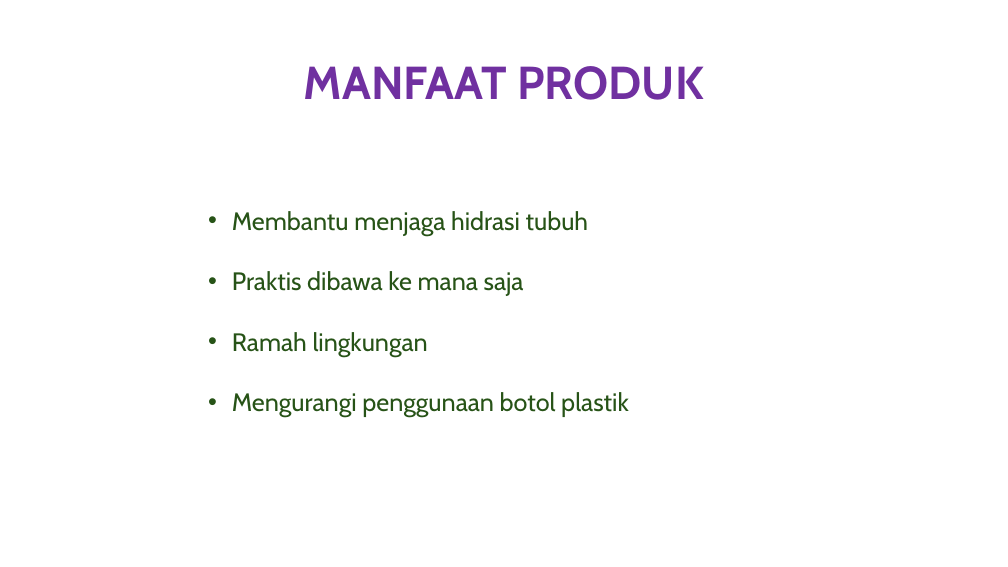
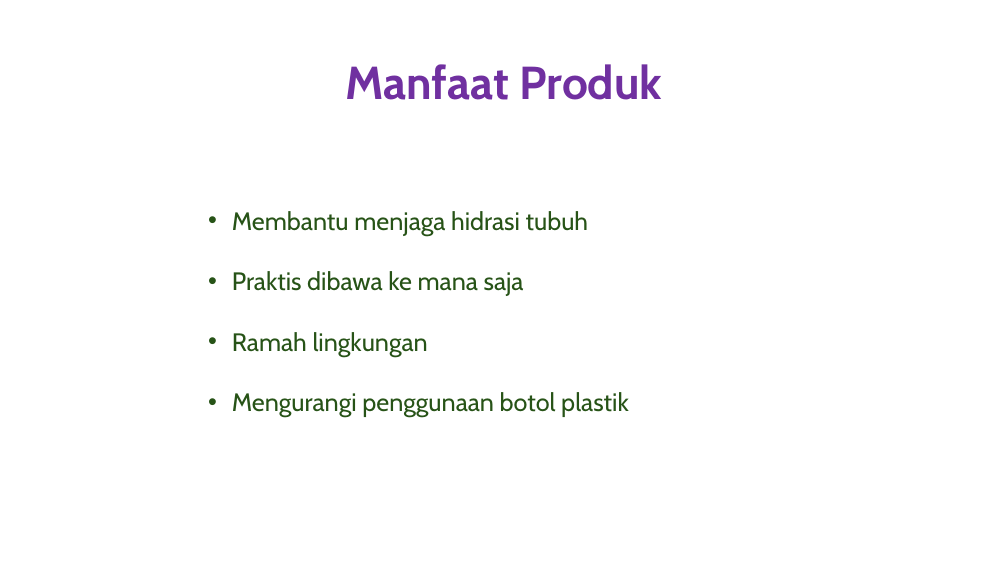
Before and after one commit to onysu/kursus, a slide deck: slide 3 of assets/files/SmartBottle.pptx. Drawn at 1008x567 pixels with LibreOffice and Linux fonts; fonts in the diff are those of the drawing. Boxes give left, top, right and bottom in pixels: in the first picture for what was removed or moved away, otherwise in the second. Text is boxed around its words. In the diff, an @@ line names an element or a change of style, - is before the commit and + after.

```diff
--- a/assets/files/SmartBottle.pptx
+++ b/assets/files/SmartBottle.pptx
@@ title at [345,64,662,100]: text changed @@
-MANFAAT PRODUK
+Manfaat Produk
```
Also in this commit, not shown: 4 other slides changed, 3 other files.
